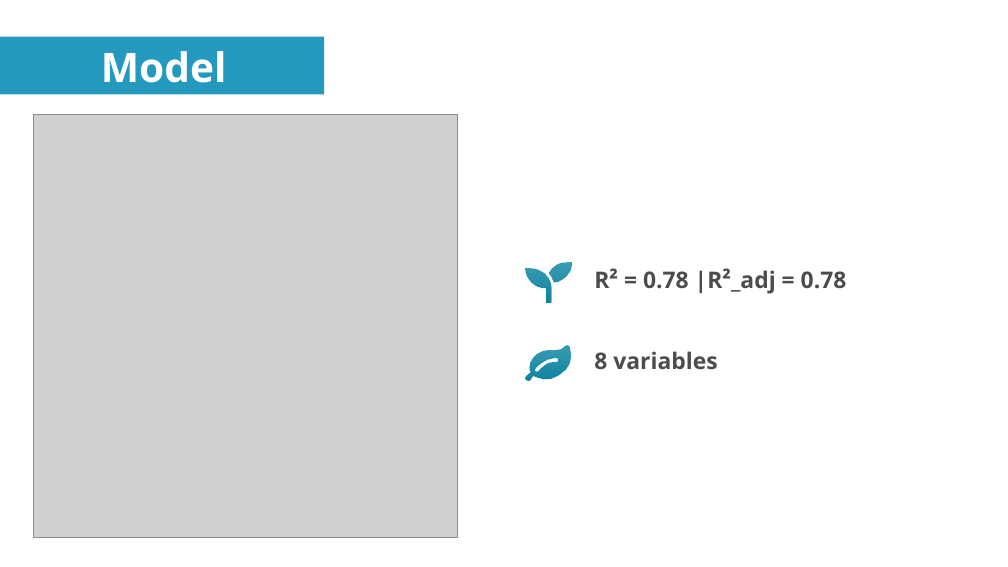
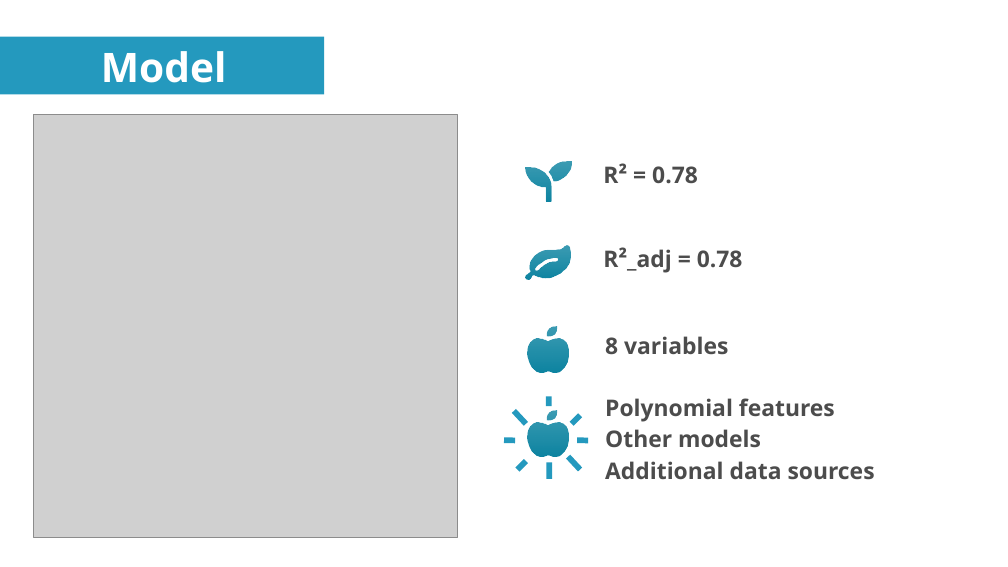
Before and after one commit to ElRapa/ironhack_mid_term, a slide deck: slide 7 of 2021-11-19 - Ironhack_midterm_Presentation_Life-Expectancy.odp. Drawn at 1008x567 pixels with LibreOffice and Linux fonts; fonts in the diff are those of the drawing; grey boxes stand for pictures. Boxes give left, top, right and bottom in pixels: in the first picture for what was removed or moved away, otherwise in the second. Text is boxed around its words. In the diff, an @@ line names an element or a change of style, - is before the commit and + after.

```diff
--- a/2021-11-19 - Ironhack_midterm_Presentation_Life-Expectancy.odp
+++ b/2021-11-19 - Ironhack_midterm_Presentation_Life-Expectancy.odp
@@ freeform shape added at [526, 162, 572, 202], fill gradient #0D84A1 @@
@@ text at [603, 163, 698, 184]: text changed @@
-R² = 0.78 |R²_adj = 0.78
+R² = 0.78
@@ freeform shape: place and size @@
-freeform shape at [526, 263, 572, 303]
+freeform shape at [526, 245, 570, 280]
@@ text added at [603, 247, 743, 273], 18 pt, text #4C4C4C, bold @@
+R²_adj = 0.78
@@ freeform shape: place and size @@
-freeform shape at [526, 346, 570, 381]
+freeform shape at [528, 327, 568, 372]
@@ text "8 variables": place and size @@
-text "8 variables" at [594, 351, 717, 370]
+text "8 variables" at [605, 336, 728, 354]
@@ line added from (514, 411) to (526, 424), #2499BE 4.51 pt @@
@@ freeform shape added at [528, 411, 568, 456], fill gradient #0D84A1 @@
@@ line added from (549, 396) to (549, 406), #2499BE 4.51 pt @@
@@ line added from (572, 424) to (580, 415), #2499BE 4.51 pt @@
@@ text added at [605, 398, 875, 480], 18 pt, text #4C4C4C, bold @@
+Polynomial features
+Other models
+Additional data sources
@@ line added from (504, 440) to (515, 441), #2499BE 4.51 pt @@
@@ line added from (577, 440) to (588, 441), #2499BE 4.51 pt @@
@@ line added from (518, 469) to (526, 461), #2499BE 4.51 pt @@
@@ line added from (549, 463) to (549, 479), #2499BE 4.51 pt @@
@@ line added from (568, 456) to (580, 469), #2499BE 4.51 pt @@
```
Also in this commit, not shown: 4 other slides changed, 1 other file.
